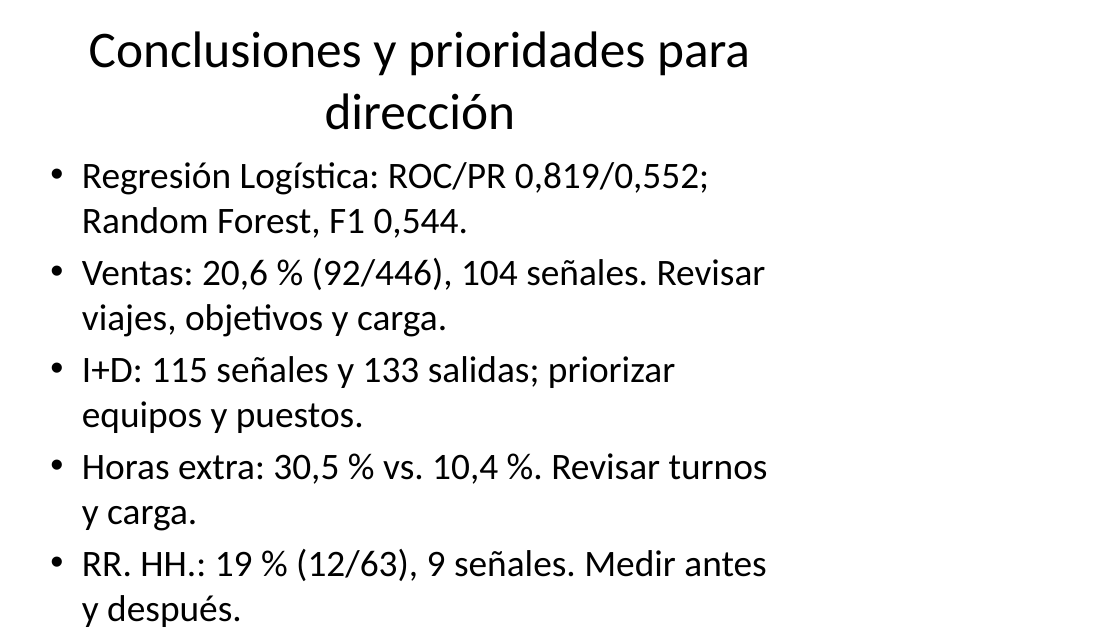
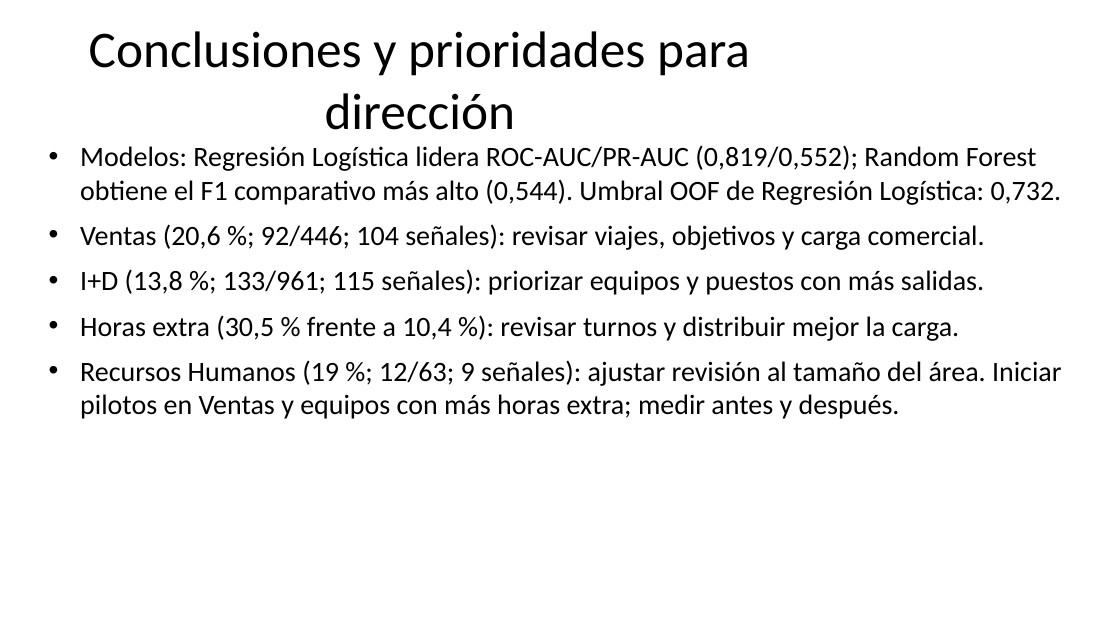
Before and after one commit to gitbeatriz123/Proyecto_Prediccion_Rotacion_Empleados_Beatriz.Velayos, a slide deck: slide 9 of docs/Presentacion_Proyecto_Rotacion.pptx. Drawn at 1120x630 pixels with LibreOffice and Linux fonts; fonts in the diff are those of the drawing. Boxes give left, top, right and bottom in pixels: in the first picture for what was removed or moved away, otherwise in the second. Text is boxed around its words. In the diff, an @@ line names an element or a change of style, - is before the commit and + after.

```diff
--- a/docs/Presentacion_Proyecto_Rotacion.pptx
+++ b/docs/Presentacion_Proyecto_Rotacion.pptx
@@ text at (x1=80, y1=145, x2=1062, y2=419): text changed; size 32 to 24 pt @@
-• Regresión Logística: ROC/PR 0,819/0,552; Random Forest, F1 0,544.
-• Ventas: 20,6 % (92/446), 104 señales. Revisar viajes, objetivos y carga.
-• I+D: 115 señales y 133 salidas; priorizar equipos y puestos.
-• Horas extra: 30,5 % vs. 10,4 %. Revisar turnos y carga.
-• RR. HH.: 19 % (12/63), 9 señales. Medir antes y después.
+• Modelos: Regresión Logística lidera ROC-AUC/PR-AUC (0,819/0,552); Random Forest obtiene el F1 comparativo más alto (0,544). Umbral OOF de Regresión Logística: 0,732.
+• Ventas (20,6 %; 92/446; 104 señales): revisar viajes, objetivos y carga comercial.
+• I+D (13,8 %; 133/961; 115 señales): priorizar equipos y puestos con más salidas.
+• Horas extra (30,5 % frente a 10,4 %): revisar turnos y distribuir mejor la carga.
+• Recursos Humanos (19 %; 12/63; 9 señales): ajustar revisión al tamaño del área. Iniciar pilotos en Ventas y equipos con más horas extra; medir antes y después.
```
Also in this commit, not shown: 17 other files.
